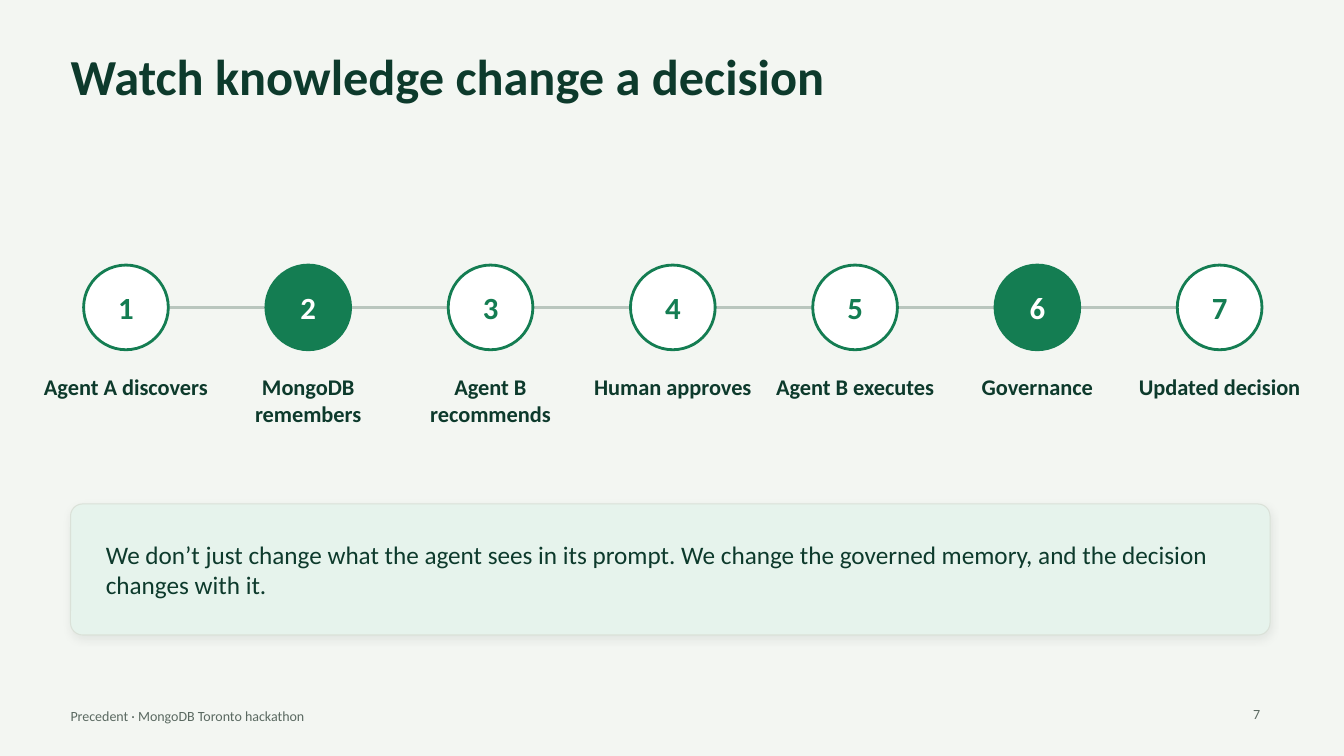
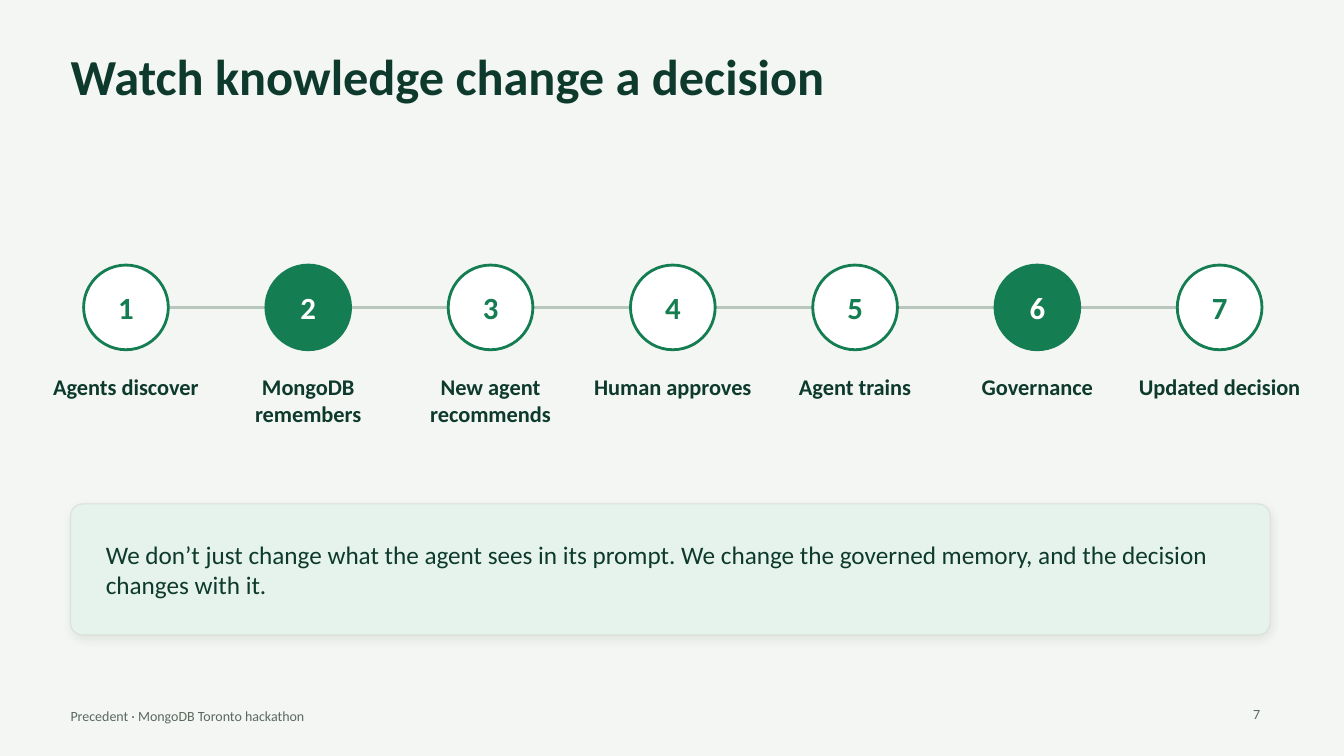
Before and after one commit to SalmaRoshdy-YG/Hackathon-project, a slide deck: slide 7 of docs/deck/precedent-deck.pptx. Drawn at 1344x756 pixels with LibreOffice and Linux fonts; fonts in the diff are those of the drawing. Boxes give left, top, right and bottom in pixels: in the first picture for what was removed or moved away, otherwise in the second. Text is boxed around its words. In the diff, an @@ line names an element or a change of style, - is before the commit and + after.

```diff
--- a/docs/deck/precedent-deck.pptx
+++ b/docs/deck/precedent-deck.pptx
@@ text at [53,379,199,399]: text changed @@
-Agent A discovers
+Agents discover
@@ text at [430,380,551,422]: text changed @@
-Agent B recommends
+New agent recommends
@@ text at [799,379,912,399]: text changed @@
-Agent B executes
+Agent trains
```
Also in this commit, not shown: 4 other slides changed, 1 slide added, 1 slide removed, 2 other files.
